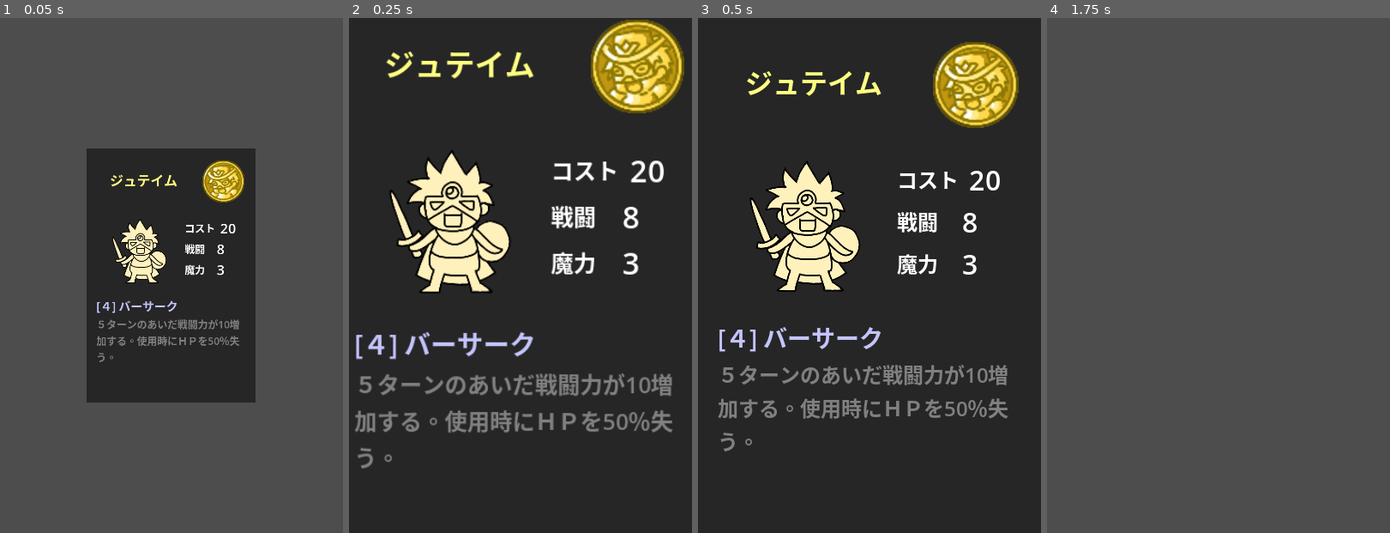
Above: before the commit, frames 1-4 (left to right).
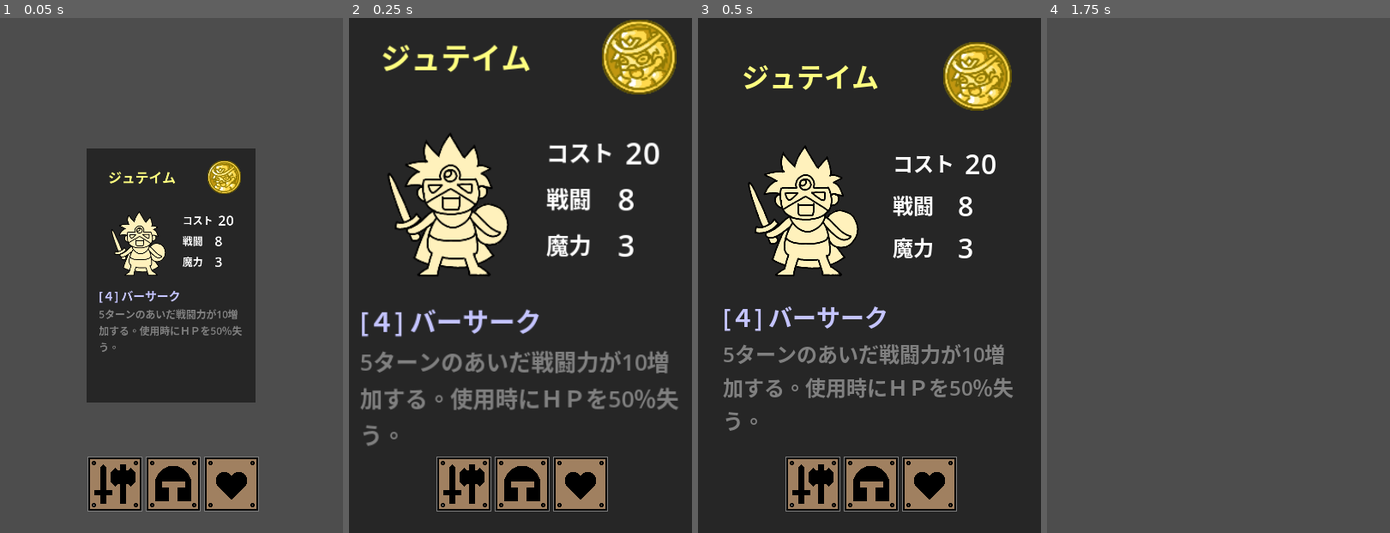
Above: after the commit, the same moments.

Repository: allgorilla/jutegame
Game: Godot game, scene res://scenes/StatusWindow.tscn
Same seed, same stepped clock (60 frames per second), same inputs: the game is played once before the commit and once after it. This scene is started directly instead of the project's main scene.
Inputs (mouse positions are in pixels of both pictures, inside the frame that each line leads up to):
- Up to frame 1 (0.05 s): no input
- Up to frame 2 (0.25 s): no input
- Up to frame 3 (0.5 s): no input
- Up to frame 4 (1.75 s): move the mouse to (1293, 249) at 0.52 s; click (1293, 249) at 0.67 s; tap Enter at 1.25 s; move the mouse to (1149, 301) at 1.27 s; click (1149, 301) at 1.42 s

The runs differ from the first frame. In frame 1, 9.2% of the frame differs, in the area x 25-76%, y 27-96%; in frame 2, 25%, in the area x 1-98%, y 0-96%; in frame 3, 21%; in frame 4, nothing differs.

Commit message:
ステータスにレアリティを追加。

Diff:
--- a/scenes/StatusWindow.tscn
+++ b/scenes/StatusWindow.tscn
@@ -3,6 +3,9 @@
 [ext_resource type="Texture2D" uid="uid://n6lijamd1ev5" path="res://assets/image/human_01.png" id="1_6mmf1"]
 [ext_resource type="Texture2D" uid="uid://tpus256a758r" path="res://assets/image/status_icon.png" id="1_iihyn"]
 [ext_resource type="Script" uid="uid://brucpu6cy7qvk" path="res://scripts/StatusWindow.gd" id="1_omt8b"]
+[ext_resource type="Texture2D" uid="uid://b7fj41yrgulqu" path="res://assets/image/Bonus_Weapon.png" id="4_2acd4"]
+[ext_resource type="Texture2D" uid="uid://bk605wk2jpud7" path="res://assets/image/Bonus_Armor.png" id="5_2jnv4"]
+[ext_resource type="Texture2D" uid="uid://dviua5vfwtahw" path="res://assets/image/Bonus_life.png" id="6_rypsu"]
 
 [node name="StatusWindow" type="CanvasLayer" unique_id=303682386]
 layer = 10
@@ -28,36 +31,36 @@
 
 [node name="NameLabel" type="Label" parent="MainContent" unique_id=2123604683]
 layout_mode = 0
-offset_left = 55.0
-offset_top = 50.0
-offset_right = 256.0
-offset_bottom = 98.0
+offset_left = 51.0
+offset_top = 43.0
+offset_right = 252.0
+offset_bottom = 91.0
 theme_override_colors/font_color = Color(1, 1, 0.5019608, 1)
 theme_override_font_sizes/font_size = 32
 text = "ジュテイム"
 
 [node name="Image" type="TextureRect" parent="MainContent" unique_id=252478091]
 layout_mode = 0
-offset_left = 45.0
-offset_top = 163.0
-offset_right = 205.0
-offset_bottom = 323.0
+offset_left = 43.0
+offset_top = 145.0
+offset_right = 203.0
+offset_bottom = 305.0
 texture = ExtResource("1_6mmf1")
 
 [node name="Rarity" type="TextureRect" parent="MainContent" unique_id=1672309396]
 layout_mode = 0
-offset_left = 274.0
+offset_left = 286.0
 offset_top = 28.0
-offset_right = 374.0
-offset_bottom = 128.0
+offset_right = 366.0
+offset_bottom = 108.0
 texture = ExtResource("1_iihyn")
 
 [node name="StatusContainer" type="VBoxContainer" parent="MainContent" unique_id=2049288213]
 layout_mode = 0
-offset_left = 232.0
-offset_top = 166.0
-offset_right = 379.0
-offset_bottom = 326.0
+offset_left = 227.0
+offset_top = 147.0
+offset_right = 374.0
+offset_bottom = 307.0
 
 [node name="CostContainer" type="HBoxContainer" parent="MainContent/StatusContainer" unique_id=1765992082]
 layout_mode = 2
@@ -105,10 +108,10 @@
 anchors_preset = 15
 anchor_right = 1.0
 anchor_bottom = 1.0
-offset_left = 23.0
-offset_top = 351.0
-offset_right = -19.0
-offset_bottom = -21.0
+offset_left = 29.0
+offset_top = 328.0
+offset_right = -26.0
+offset_bottom = -77.0
 grow_horizontal = 2
 grow_vertical = 2
 
@@ -122,7 +125,7 @@
 layout_mode = 2
 theme_override_colors/font_color = Color(0.5019608, 0.5019608, 0.5019608, 1)
 theme_override_font_sizes/font_size = 24
-text = "５ターンのあいだ戦闘力が10増加する。使用時にＨＰを50％失う。
+text = "5ターンのあいだ戦闘力が10増加する。使用時にＨＰを50％失う。
 "
 autowrap_mode = 3
 
@@ -133,3 +136,21 @@
 grow_horizontal = 2
 grow_vertical = 2
 flat = true
+
+[node name="BonusContainer" type="HBoxContainer" parent="." unique_id=1273401581]
+offset_left = 102.0
+offset_top = 511.0
+offset_right = 302.0
+offset_bottom = 575.0
+
+[node name="Bonus1" type="TextureRect" parent="BonusContainer" unique_id=1760122519]
+layout_mode = 2
+texture = ExtResource("4_2acd4")
+
+[node name="Bonus2" type="TextureRect" parent="BonusContainer" unique_id=831851964]
+layout_mode = 2
+texture = ExtResource("5_2jnv4")
+
+[node name="Bonus3" type="TextureRect" parent="BonusContainer" unique_id=1414648728]
+layout_mode = 2
+texture = ExtResource("6_rypsu")
--- a/scripts/PlayerFactory.gd
+++ b/scripts/PlayerFactory.gd
@@ -1,7 +1,12 @@
 # PlayerFactory.gd
 class_name PlayerFactory
 
+enum Rarity { C, UC, R, SR }
+
 static func create_initial_data(player_name: String) -> Dictionary:
+	# レアリティを決定
+	var rarity = _pick_rarity()
+
 	# 1. まずは ATK を 1～4 で決める
 	var atk = randi_range(1, 4)
 	var int_val = 0
@@ -20,6 +25,7 @@
 	# 3. 辞書データにまとめて返す
 	var data = {
 		"name": player_name,
+		"rarity": rarity,
 		"atk": atk,
 		"int": int_val,
 		"cost": 10,
@@ -35,3 +41,15 @@
 	print("---------------------------")
 
 	return data
+
+static func _pick_rarity() -> int:
+	var roll = randf() # 0.0 から 1.0 の間で抽選
+
+	if roll < 0.02:    # 2%
+		return Rarity.SR
+	elif roll < 0.20:  # 2% + 18% = 20%
+		return Rarity.R
+	elif roll < 0.60:  # 20% + 40% = 60%
+		return Rarity.UC
+	else:              # 残り 40%
+		return Rarity.C
Binary file added: assets/image/Bonus_Armor.png
Not shown, added: assets/image/Bonus_Armor.png.import
Binary file added: assets/image/Bonus_Weapon.png
Not shown, added: assets/image/Bonus_Weapon.png.import
Binary file added: assets/image/Bonus_life.png
Not shown, added: assets/image/Bonus_life.png.import
